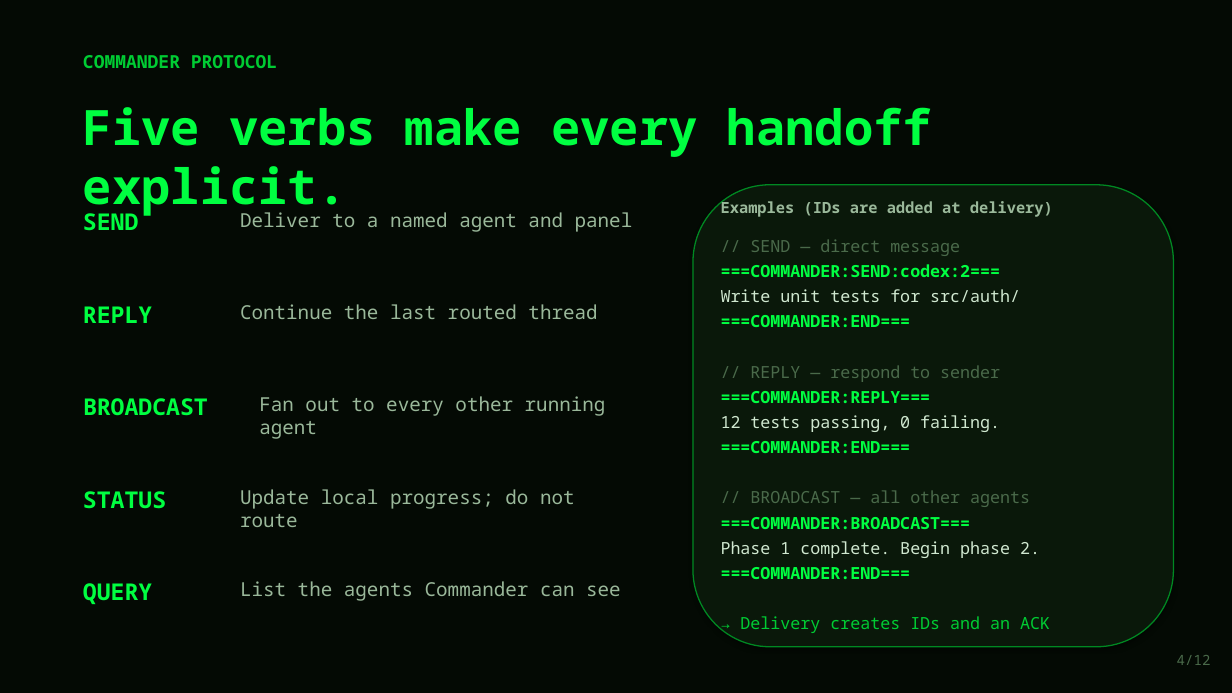
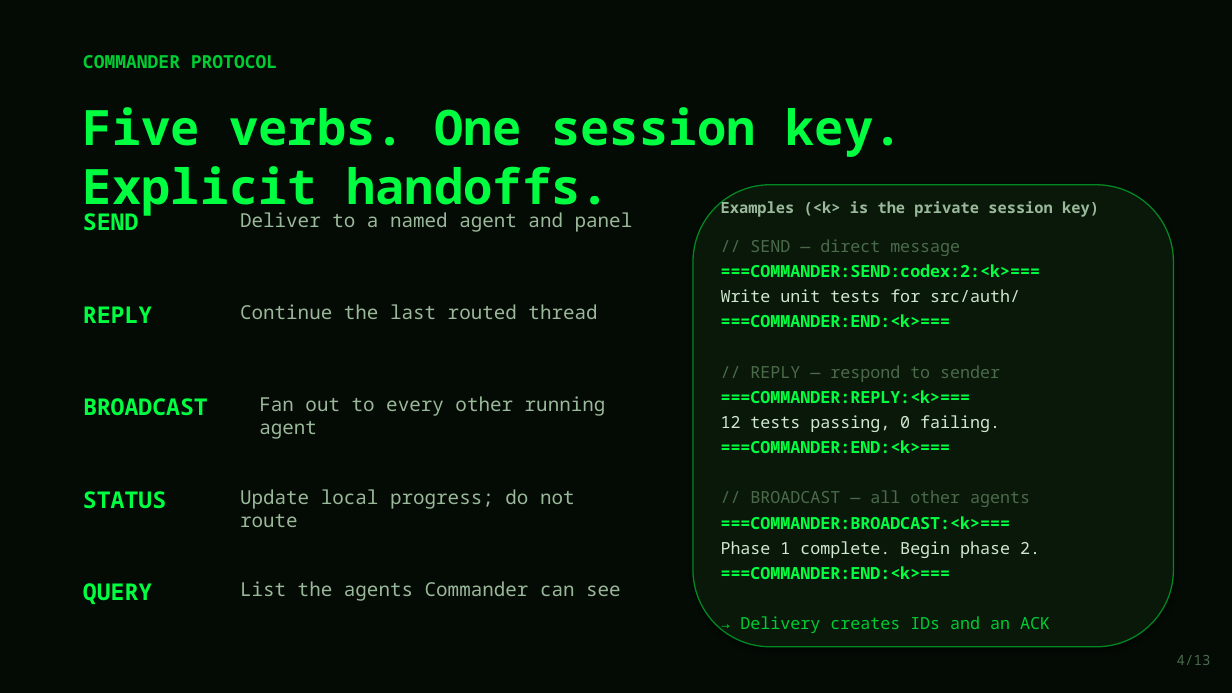
Before and after one commit to lech-kalinowski/agents-commander, a slide deck: slide 4 of presentation/Agents_Commander_Protocol.pptx. Drawn at 1232x693 pixels with LibreOffice and Linux fonts; fonts in the diff are those of the drawing. Boxes give left, top, right and bottom in pixels: in the first picture for what was removed or moved away, otherwise in the second. Text is boxed around its words. In the diff, an @@ line names an element or a change of style, - is before the commit and + after.

```diff
--- a/presentation/Agents_Commander_Protocol.pptx
+++ b/presentation/Agents_Commander_Protocol.pptx
@@ text at [83,107,902,216]: text changed @@
-Five verbs make every handoff explicit.
+Five verbs. One session key. Explicit handoffs.
@@ text at [721,199,1099,217]: text changed @@
-Examples (IDs are added at delivery)
+Examples (<k> is the private session key)
@@ text at [721,264,1040,277]: text changed @@
-===COMMANDER:SEND:codex:2===
+===COMMANDER:SEND:codex:2:<k>===
@@ text at [721,314,951,327]: text changed @@
-===COMMANDER:END===
+===COMMANDER:END:<k>===
@@ text at [721,390,971,403]: text changed @@
-===COMMANDER:REPLY===
+===COMMANDER:REPLY:<k>===
@@ text at [721,440,951,453]: text changed @@
-===COMMANDER:END===
+===COMMANDER:END:<k>===
@@ text at [721,516,1011,529]: text changed @@
-===COMMANDER:BROADCAST===
+===COMMANDER:BROADCAST:<k>===
@@ text at [721,566,951,579]: text changed @@
-===COMMANDER:END===
+===COMMANDER:END:<k>===
@@ text at [1177,655,1211,665]: text changed @@
-4/12
+4/13
```
Also in this commit, not shown: 10 other slides changed, 2 slides added, 1 slide removed, 1 other file.
